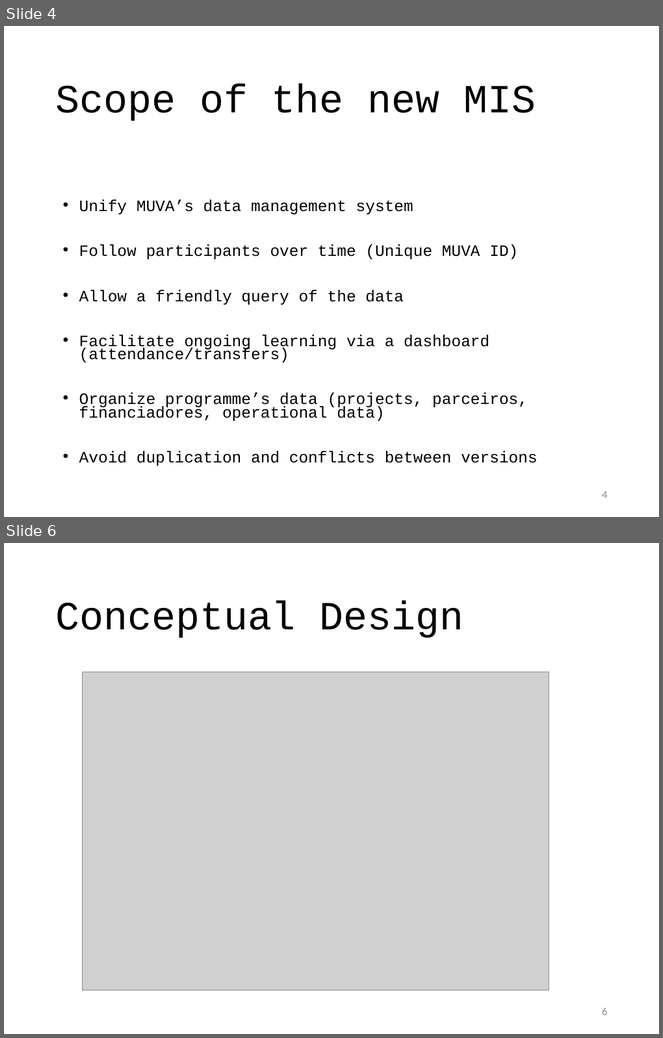
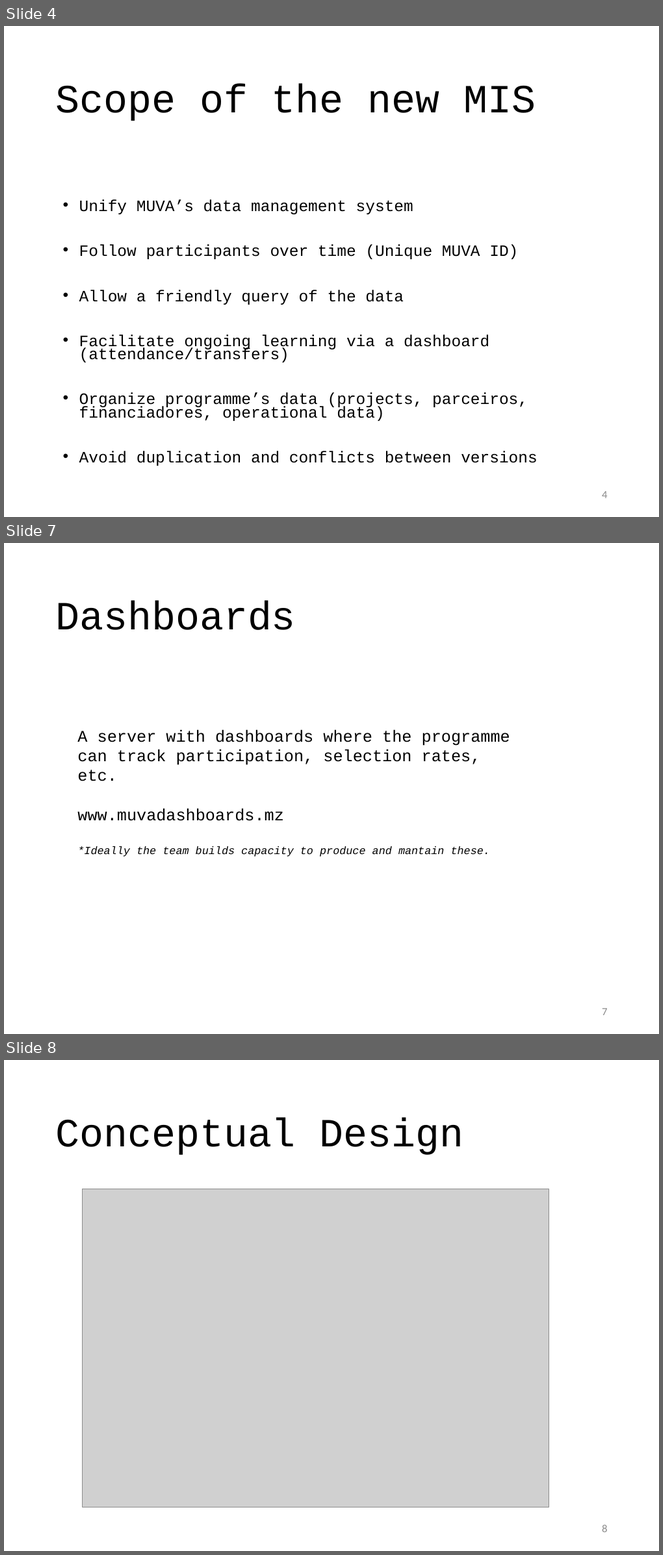
Before and after one commit to araupontones/MIS, a slide deck: concept_MIS.pptx. Shown one above the other, each under a label of ours: slides 4 and 6 before the commit, slides 4, 7 and 8 after it; the slides between them are not shown. The pictures are 663x1038 and 663x1555 pixels, drawn with LibreOffice and Linux fonts; fonts in the diff are those of the drawing; grey boxes stand for pictures; background and template pictures are left out. Boxes give left, top, right and bottom in pixels: in the first picture for what was removed or moved away, otherwise in the second. Text is boxed around its words. In the diff, an @@ line names an element or a change of style, - is before the commit and + after.

```diff
--- a/concept_MIS.pptx
+++ b/concept_MIS.pptx
@@ slide 7 added at [4, 543, 659, 1034], background #FFFFFF @@
@@ title added at [55, 601, 296, 630], 44 pt, text #000000 @@
+Dashboards
@@ text added at [77, 730, 510, 857], 18 pt, text #000000 @@
+A server with dashboards where the programme can track participation, selection rates, etc.
+www.muvadashboards.mz
+*Ideally the team builds capacity to produce and mantain these.
@@ page number added at [602, 1008, 607, 1016], 12 pt, text #8C8C8C @@
+7
@@ what was slide 6 is now slide 8 @@
@@ page number at [602, 1525, 607, 1533]: text changed @@
-6
+8
```
Also in this commit, not shown: 3 slides changed, 1 other slide added.
